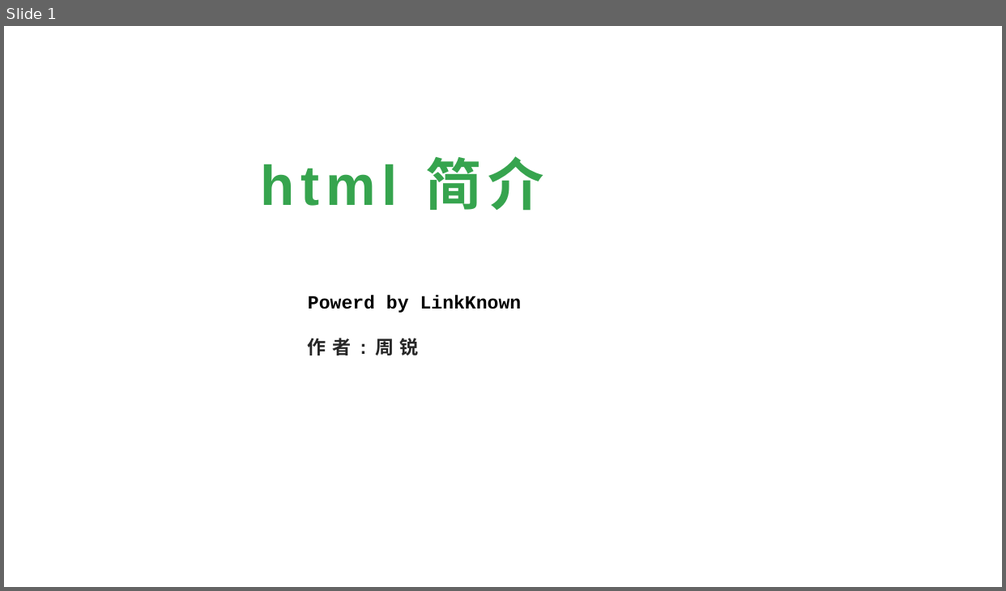
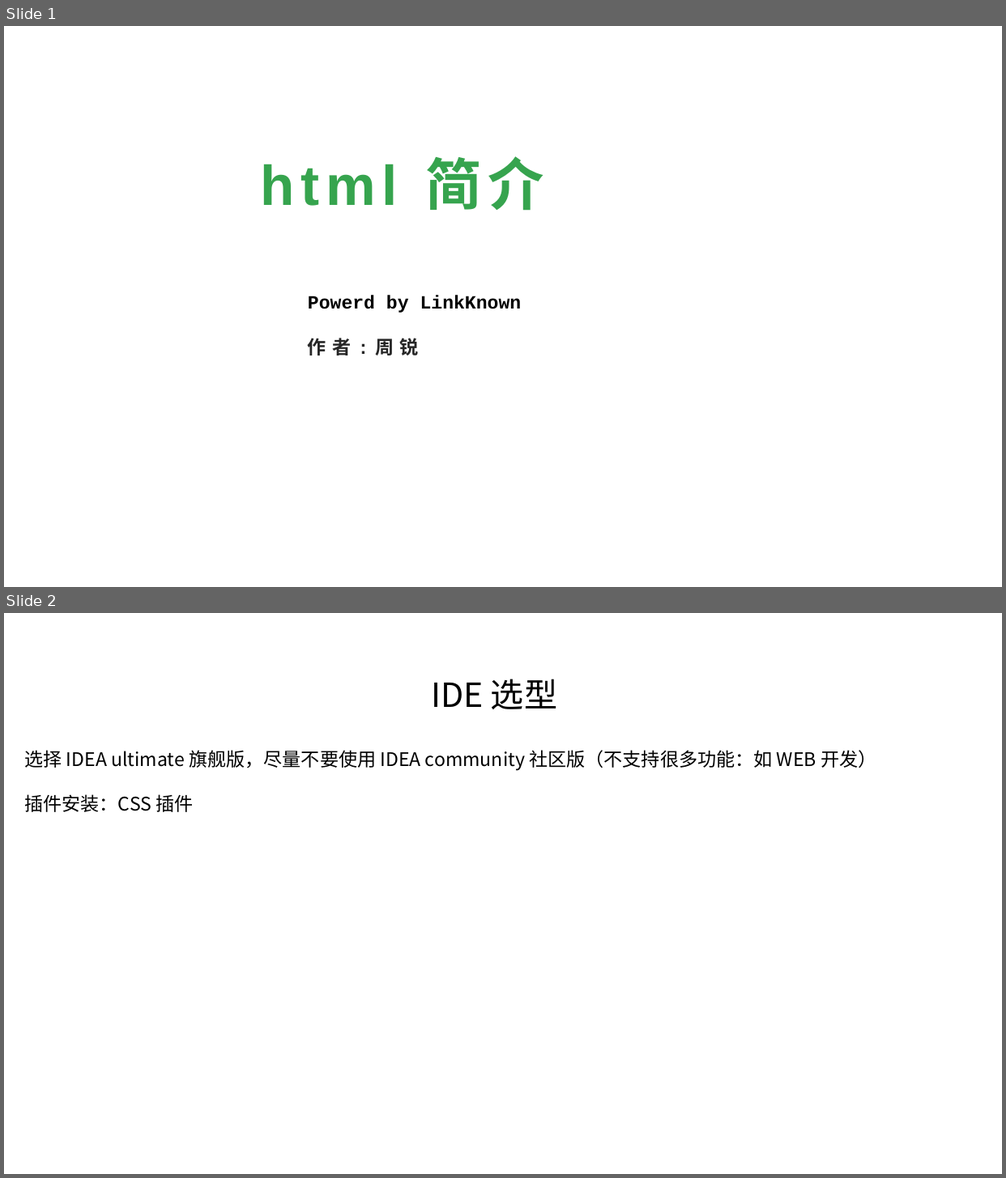
Before and after one commit to linkknown/PPT, a slide deck: 前端PPT/html 简介.pptx. Shown one above the other, each under a label of ours: slide 1 before the commit, slides 1 and 2 after it. The pictures are 1006x591 and 1006x1178 pixels, drawn with LibreOffice and Linux fonts; fonts in the diff are those of the drawing; background and template pictures are left out. Boxes give left, top, right and bottom in pixels: in the first picture for what was removed or moved away, otherwise in the second. Text is boxed around its words. In the diff, an @@ line names an element or a change of style, - is before the commit and + after.

```diff
--- a/前端PPT/html 简介.pptx
+++ b/前端PPT/html 简介.pptx
@@ slide 2 added at <box>4,613,1002,1174</box>, background picture (left out) @@
@@ text added at <box>431,679,557,709</box>, 32 pt, text #000000 @@
+IDE 选型
@@ text added at <box>24,750,876,812</box>, 18 pt, text #000000 @@
+选择 IDEA ultimate 旗舰版，尽量不要使用 IDEA community 社区版（不支持很多功能：如 WEB 开发）
+插件安装：CSS 插件
```
Also in this commit, not shown: 32 slides changed, 2 other slides added.
